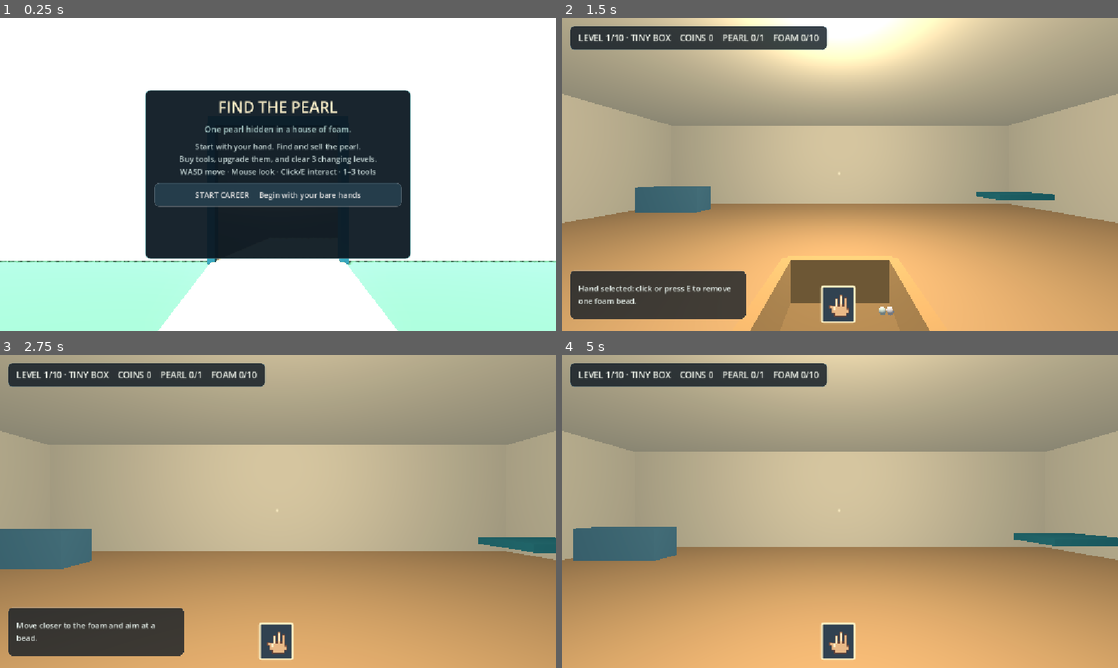
Above: before the commit, frames 1-4 (two rows, left to right).
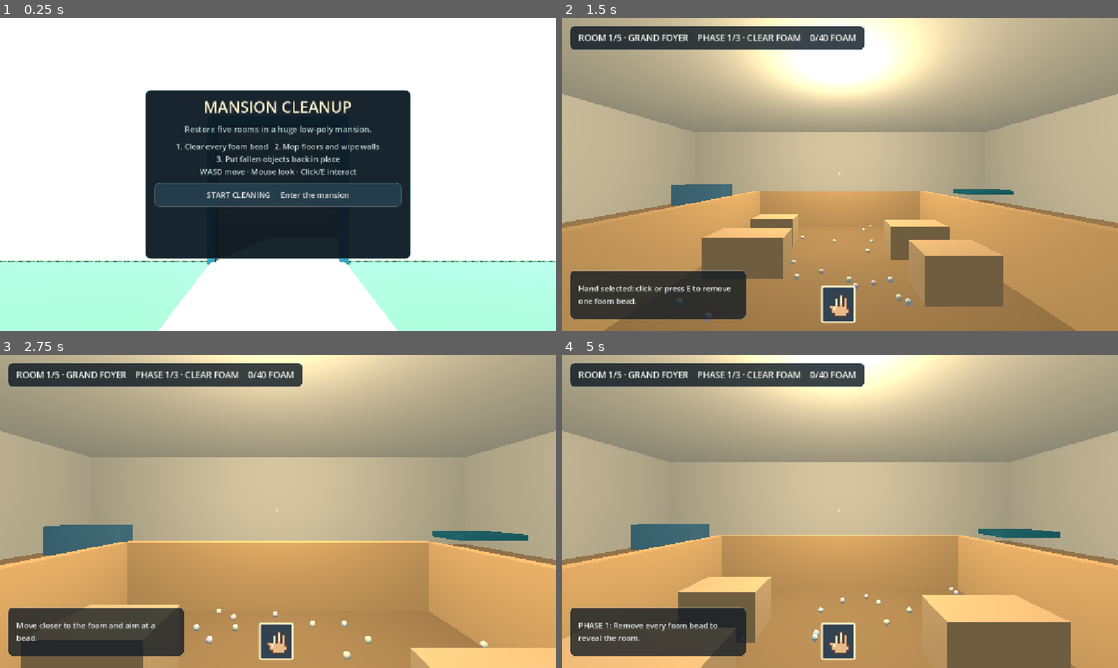
Above: after the commit, the same moments.

Repository: OuanEng/gay
Game: Godot game, scene res://house_main.tscn
The game is run twice, just before and just after one commit, with the same random seed, the same clock (stepped at 60 frames per second) and the same inputs.
Inputs (mouse positions are in pixels of both pictures, inside the frame that each line leads up to):
- Up to frame 1 (0.25 s): no input
- Up to frame 2 (1.5 s): click "START CAREER Begin with your …" (after the commit: "START CLEANING Enter the mans…") at 0.5 s; click (840, 305) at 1.25 s
- Up to frame 3 (2.75 s): tap E at 2, 2.3 s; move the mouse to (305, 511) at 2.02 s; hold W from 2.03 s (still down); tap R at 2.1 s; click (305, 511) at 2.17 s
- Up to frame 4 (5 s): keep holding W; move the mouse to (812, 511) at 2.77 s; tap E at 2.85, 3.8, 4.35 s; click (812, 511) at 2.92 s; tap R at 3.05, 3.6, 4.55 s; move the mouse to (851, 505) at 3.52 s; click (851, 505) at 3.67 s; move the mouse to (834, 517) at 4.27 s; click (834, 517) at 4.42 s

The runs differ from the first frame. In frame 1, 2.8% of the frame differs, in the area x 31-69%, y 26-59%; in frame 2, 34%; in frame 3, 36%; in frame 4, 46%, in the area x 0-100%, y 0-100%.

Commit message:
Add mansion cleanup gameplay mockup

Diff:
--- a/house_game.gd
+++ b/house_game.gd
@@ -82,6 +82,16 @@
 var level_values := [25, 45, 75, 110, 160, 230, 320, 450, 650, 1000]
 var level_names := ["TINY BOX", "BIG BOX", "BEDROOM", "PLAYROOM", "SMALL HOUSE", "TWO ROOMS", "FOAM HOUSE", "STORAGE", "FACTORY", "MEGA WAREHOUSE"]
 var current_foam_count := 10
+var cleanup_phase := 0
+var dirt_spots: Array[StaticBody3D] = []
+var misplaced_items: Array[StaticBody3D] = []
+var cleaned_surfaces := 0
+var organized_items := 0
+var room_dirt_counts := [2, 3, 4, 5, 7]
+var room_item_counts := [2, 3, 4, 5, 7]
+var cleanup_room_names := ["GRAND FOYER", "GUEST ROOM", "DINING HALL", "LIBRARY", "BALLROOM"]
+var cleanup_foam_counts := [40, 120, 300, 700, 1500]
+var phase_names := ["CLEAR FOAM", "CLEAN SURFACES", "ORGANIZE ROOM"]
 
 
 func _ready() -> void:
@@ -342,19 +352,19 @@
 	menu.mouse_filter = Control.MOUSE_FILTER_STOP
 	menu_panel.add_child(menu)
 	var title := Label.new()
-	title.text = "FIND THE PEARL"
+	title.text = "MANSION CLEANUP"
 	title.horizontal_alignment = HORIZONTAL_ALIGNMENT_CENTER
 	title.add_theme_font_size_override("font_size", 32)
 	title.add_theme_color_override("font_color", Color("fff3cc"))
 	menu.add_child(title)
 	var subtitle := Label.new()
-	subtitle.text = "One pearl hidden in a house of foam."
+	subtitle.text = "Restore five rooms in a huge low-poly mansion."
 	subtitle.horizontal_alignment = HORIZONTAL_ALIGNMENT_CENTER
 	subtitle.add_theme_font_size_override("font_size", 17)
 	subtitle.add_theme_color_override("font_color", Color("a8c9c7"))
 	menu.add_child(subtitle)
 	var controls := Label.new()
-	controls.text = "Start with your hand. Find and sell the pearl.\nBuy tools, upgrade them, and clear 3 changing levels.\nWASD move · Mouse look · Click/E interact · 1–3 tools"
+	controls.text = "1. Clear every foam bead   2. Mop floors and wipe walls\n3. Put fallen objects back in place\nWASD move · Mouse look · Click/E interact"
 	controls.horizontal_alignment = HORIZONTAL_ALIGNMENT_CENTER
 	controls.add_theme_font_size_override("font_size", 16)
 	controls.add_theme_color_override("font_color", Color("c7d8d7"))
@@ -368,7 +378,7 @@
 	menu.add_child(normal_button)
 	normal_button.visible = false
 	var hard_button := Button.new()
-	hard_button.text = "START CAREER     Begin with your bare hands"
+	hard_button.text = "START CLEANING     Enter the mansion"
 	hard_button.custom_minimum_size.y = 50.0
 	hard_button.add_theme_stylebox_override("normal", ui_panel_style(Color("253d4b")))
 	hard_button.add_theme_stylebox_override("hover", ui_panel_style(Color("365465")))
@@ -479,6 +489,12 @@
 		foam_root.remove_child(child)
 		child.free()
 	pearls.clear()
+	for dirt in dirt_spots:
+		if is_instance_valid(dirt): dirt.queue_free()
+	for item in misplaced_items:
+		if is_instance_valid(item): item.queue_free()
+	dirt_spots.clear()
+	misplaced_items.clear()
 	foam_positions.clear()
 	foam_rest_heights.clear()
 	foam_velocities.clear()
@@ -495,9 +511,12 @@
 	foam_stack_keys.clear()
 	mode = chosen_mode
 	pearl_sold = false
-	current_foam_count = level_foam_counts[current_level - 1]
+	current_foam_count = cleanup_foam_counts[current_level - 1]
 	found = 0
 	removed_foam = 0
+	cleanup_phase = 0
+	cleaned_surfaces = 0
+	organized_items = 0
 	selected_tool = 0
 	uv_on = false
 	uv_found = false
@@ -517,11 +536,6 @@
 	view.rotation = Vector3.ZERO
 	var rng := RandomNumberGenerator.new()
 	rng.randomize()
-	for i in PEARL_COUNT:
-		var spot := random_room_spot(rng)
-		var pearl_pos := Vector3(spot.x, FOAM_BASE_Y, spot.y)
-		var pearl := add_pearl(pearl_pos, rng)
-		pearls.append(pearl)
 	var group_counts := [0, 0, 0, 0, 0]
 	for i in current_foam_count:
 		var spot := random_room_spot(rng)
@@ -551,6 +565,7 @@
 			foam_cells[cell] = []
 		foam_cells[cell].append(i)
 	build_foam_meshes(group_counts)
+	build_cleanup_tasks(rng)
 	playing = true
 	menu_panel.visible = false
 	hud_panel.visible = true
@@ -566,6 +581,7 @@
 	result_panel.visible = false
 	shop_panel.visible = false
 	apply_level_theme()
+	message = "PHASE 1: Remove every foam bead to reveal the room."
 	capture_mouse()
 	update_ui()
 
@@ -596,7 +612,7 @@
 
 
 func level_bounds() -> Vector4:
-	var sizes := [0.65, 1.2, 2.2, 3.1, 4.1, 5.0, 6.0, 7.0, 7.8, 8.4]
+	var sizes := [2.4, 3.4, 4.6, 6.0, 8.0]
 	var size: float = sizes[current_level - 1]
 	return Vector4(-size, size, -size, minf(size, 6.4))
 
@@ -617,16 +633,16 @@
 	floor_visual.position = Vector3(0.0, 0.039, (bounds.z + bounds.w) * 0.5)
 	floor_visual.material_override = make_material(accent.darkened(0.28))
 	stage_root.add_child(floor_visual)
-	# Early levels are literal boxes; later stages open into rooms, houses and warehouse lanes.
-	if current_level <= 4:
-		add_stage_wall(Vector3(bounds.x, 0.28, (bounds.z + bounds.w) * 0.5), Vector3(0.12, 0.55, depth), accent)
-		add_stage_wall(Vector3(bounds.y, 0.28, (bounds.z + bounds.w) * 0.5), Vector3(0.12, 0.55, depth), accent)
-		add_stage_wall(Vector3(0.0, 0.28, bounds.z), Vector3(width, 0.55, 0.12), accent)
-	elif current_level >= 6:
-		var lanes := mini(4, current_level - 4)
-		for lane in range(1, lanes):
-			var x := lerpf(bounds.x, bounds.y, float(lane) / float(lanes))
-			add_stage_wall(Vector3(x, 0.42, (bounds.z + bounds.w) * 0.5), Vector3(0.16, 0.84, depth * 0.62), accent)
+	add_stage_wall(Vector3(bounds.x, 0.55, (bounds.z + bounds.w) * 0.5), Vector3(0.16, 1.1, depth), accent)
+	add_stage_wall(Vector3(bounds.y, 0.55, (bounds.z + bounds.w) * 0.5), Vector3(0.16, 1.1, depth), accent)
+	add_stage_wall(Vector3(0.0, 0.55, bounds.z), Vector3(width, 1.1, 0.16), accent)
+	# Temporary low-poly furniture. Real assets can replace these mockup blocks later.
+	var furniture := 2 + current_level * 2
+	for i in furniture:
+		var side := -1.0 if i % 2 == 0 else 1.0
+		var x := side * (width * 0.30)
+		var z := lerpf(bounds.z + 0.8, bounds.w - 0.8, float(i + 1) / float(furniture + 1))
+		add_stage_wall(Vector3(x, 0.32, z), Vector3(0.9 + 0.15 * (i % 3), 0.64, 0.55), accent.lightened(0.12))
 
 
 func add_stage_wall(position: Vector3, size: Vector3, color: Color) -> void:
@@ -637,6 +653,126 @@
 	visual.position = position
 	visual.material_override = make_material(color)
 	stage_root.add_child(visual)
+
+
+func build_cleanup_tasks(rng: RandomNumberGenerator) -> void:
+	var bounds := level_bounds()
+	for i in room_dirt_counts[current_level - 1]:
+		var on_wall: bool = i % 2 == 1
+		var pos := Vector3(rng.randf_range(bounds.x + 0.7, bounds.y - 0.7), 0.065, rng.randf_range(bounds.z + 0.7, bounds.w - 0.7))
+		var size := Vector3(0.72, 0.025, 0.72)
+		if on_wall:
+			pos = Vector3(rng.randf_range(bounds.x + 0.8, bounds.y - 0.8), rng.randf_range(0.7, 2.2), bounds.z + 0.11)
+			size = Vector3(0.72, 0.62, 0.04)
+		var dirt := make_cleanup_body("Wall grime" if on_wall else "Floor dirt", pos, size, Color("665044"), 8)
+		dirt_spots.append(dirt)
+	for i in room_item_counts[current_level - 1]:
+		var pos2 := Vector3(rng.randf_range(bounds.x + 0.9, bounds.y - 0.9), 0.20, rng.randf_range(bounds.z + 0.9, bounds.w - 0.9))
+		var item := make_cleanup_body("Fallen object", pos2, Vector3(0.34, 0.34, 0.34), [Color("e17d7d"), Color("76b8c4"), Color("e4bd62")][i % 3], 16)
+		var target := Vector3(lerpf(bounds.x + 0.8, bounds.y - 0.8, float(i + 1) / float(room_item_counts[current_level - 1] + 1)), 0.20, bounds.z + 0.55)
+		item.set_meta("target", target)
+		misplaced_items.append(item)
+		var marker_mesh := BoxMesh.new()
+		marker_mesh.size = Vector3(0.42, 0.025, 0.42)
+		var marker := MeshInstance3D.new()
+		marker.mesh = marker_mesh
+		marker.position = Vector3(target.x, 0.06, target.z)
+		marker.material_override = make_material(Color(0.35, 0.85, 0.55, 0.45))
+		marker.visible = false
+		marker.set_meta("organize_marker", true)
+		stage_root.add_child(marker)
+	set_cleanup_tasks_visible(false, false)
+
+
+func make_cleanup_body(body_name: String, position: Vector3, size: Vector3, color: Color, layer: int) -> StaticBody3D:
+	var body := StaticBody3D.new()
+	body.name = body_name
+	body.position = position
+	body.collision_layer = layer
+	var mesh := BoxMesh.new()
+	mesh.size = size
+	var visual := MeshInstance3D.new()
+	visual.mesh = mesh
+	visual.material_override = make_material(color)
+	body.add_child(visual)
+	var shape := BoxShape3D.new()
+	shape.size = size
+	var collision := CollisionShape3D.new()
+	collision.shape = shape
+	body.add_child(collision)
+	stage_root.add_child(body)
+	return body
+
+
+func set_cleanup_tasks_visible(show_dirt: bool, show_items: bool) -> void:
+	for dirt in dirt_spots:
+		if is_instance_valid(dirt):
+			dirt.visible = show_dirt
+			dirt.collision_layer = 8 if show_dirt else 0
+	for item in misplaced_items:
+		if is_instance_valid(item):
+			item.visible = show_items
+			item.collision_layer = 16 if show_items else 0
+	for child in stage_root.get_children():
+		if child.has_meta("organize_marker"):
+			child.visible = show_items
+
+
+func advance_cleanup_phase() -> void:
+	if cleanup_phase == 0:
+		cleanup_phase = 1
+		set_cleanup_tasks_visible(true, false)
+		message = "PHASE 2: Mop floor stains and wipe grime from the walls."
+	elif cleanup_phase == 1:
+		cleanup_phase = 2
+		set_cleanup_tasks_visible(false, true)
+		message = "PHASE 3: Click fallen objects to return them to the green markers."
+	else:
+		complete_cleanup_room()
+	update_ui()
+
+
+func interact_cleanup_task(origin: Vector3, direction: Vector3) -> bool:
+	var mask := 8 if cleanup_phase == 1 else 16
+	var query := PhysicsRayQueryParameters3D.create(origin, origin + direction * 4.2)
+	query.collision_mask = mask
+	var hit := get_world_3d().direct_space_state.intersect_ray(query)
+	if hit.is_empty():
+		message = "Aim at a dirty patch." if cleanup_phase == 1 else "Aim at a fallen object."
+		update_ui()
+		return true
+	var body: StaticBody3D = hit["collider"]
+	if cleanup_phase == 1:
+		cleaned_surfaces += 1
+		dirt_spots.erase(body)
+		body.queue_free()
+		message = "Surface cleaned. %d / %d" % [cleaned_surfaces, room_dirt_counts[current_level - 1]]
+		if cleaned_surfaces >= room_dirt_counts[current_level - 1]: advance_cleanup_phase()
+	else:
+		organized_items += 1
+		misplaced_items.erase(body)
+		body.collision_layer = 0
+		var tween := create_tween()
+		tween.tween_property(body, "position", body.get_meta("target"), 0.35).set_trans(Tween.TRANS_BACK)
+		message = "Object returned. %d / %d" % [organized_items, room_item_counts[current_level - 1]]
+		if organized_items >= room_item_counts[current_level - 1]:
+			await tween.finished
+			advance_cleanup_phase()
+	update_ui()
+	return true
+
+
+func complete_cleanup_room() -> void:
+	playing = false
+	mouse_captured = false
+	Input.mouse_mode = Input.MOUSE_MODE_VISIBLE
+	coins += level_values[current_level - 1]
+	pearl_sold = true
+	tools_bar.visible = false
+	crosshair.visible = false
+	hint_panel.visible = false
+	shop_panel.visible = true
+	update_shop()
 
 
 func add_pearl(position: Vector3, rng: RandomNumberGenerator) -> StaticBody3D:
@@ -923,6 +1059,9 @@
 	if not switch_hit.is_empty() and switch_hit["collider"] == light_switch:
 		toggle_room_light()
 		return
+	if cleanup_phase > 0:
+		interact_cleanup_task(origin, direction)
+		return
 	if uv_on:
 		message = "UV is scanning. Switch to your hand or blower to move foam."
 		update_ui()
@@ -940,6 +1079,8 @@
 		remove_foam(index)
 		removed_foam += 1
 		message = "One foam bead removed. Keep searching."
+		if removed_foam >= current_foam_count:
+			advance_cleanup_phase()
 	elif not pearl_hit.is_empty():
 		var bead: PhysicsBody3D = pearl_hit["collider"]
 		found += 1
@@ -1018,20 +1159,15 @@
 
 
 func update_shop() -> void:
-	shop_title.text = "LEVEL %d COMPLETE\nTHE PEARL MARKET" % current_level
-	shop_money.text = "COINS   %d" % coins
-	sell_button.text = "SELL PEARL   +%d COINS" % level_values[current_level - 1]
-	sell_button.disabled = pearl_sold
-	buy_uv_button.visible = not owns_uv
-	buy_uv_button.disabled = coins < 50
-	buy_blower_button.visible = not owns_blower
-	buy_blower_button.disabled = coins < 120
-	upgrade_uv_button.visible = owns_uv and uv_level < 2
-	upgrade_uv_button.disabled = coins < 100
-	upgrade_blower_button.visible = owns_blower and blower_level < 2
-	upgrade_blower_button.disabled = coins < 150
-	next_level_button.disabled = not pearl_sold
-	next_level_button.text = "NEXT LEVEL  %d" % (current_level + 1) if current_level < 10 else "PLAY FINAL LEVEL AGAIN"
+	shop_title.text = "ROOM %d COMPLETE\n%s RESTORED" % [current_level, cleanup_room_names[current_level - 1]]
+	shop_money.text = "CLEANUP REWARD   +%d     TOTAL   %d" % [level_values[current_level - 1], coins]
+	sell_button.visible = false
+	buy_uv_button.visible = false
+	buy_blower_button.visible = false
+	upgrade_uv_button.visible = false
+	upgrade_blower_button.visible = false
+	next_level_button.disabled = false
+	next_level_button.text = "ENTER ROOM %d" % (current_level + 1) if current_level < 5 else "REPLAY BALLROOM"
 
 
 func sell_pearl() -> void:
@@ -1079,7 +1215,7 @@
 func next_level() -> void:
 	if not pearl_sold:
 		return
-	current_level = mini(10, current_level + 1)
+	current_level = mini(5, current_level + 1)
 	start_round("career")
 
 
@@ -1155,7 +1291,12 @@
 func update_ui() -> void:
 	if hud == null:
 		return
-	hud.text = "LEVEL %d/10 · %s    COINS %d    PEARL %d/%d    FOAM %s/%s" % [current_level, level_names[current_level - 1], coins, found, PEARL_COUNT, str(removed_foam), str(current_foam_count)]
+	var progress := "%d/%d FOAM" % [removed_foam, current_foam_count]
+	if cleanup_phase == 1:
+		progress = "%d/%d SURFACES" % [cleaned_surfaces, room_dirt_counts[current_level - 1]]
+	elif cleanup_phase == 2:
+		progress = "%d/%d OBJECTS" % [organized_items, room_item_counts[current_level - 1]]
+	hud.text = "ROOM %d/5 · %s    PHASE %d/3 · %s    %s" % [current_level, cleanup_room_names[current_level - 1], cleanup_phase + 1, phase_names[cleanup_phase], progress]
 	hint.text = message
 	hint_panel.visible = playing and not message.is_empty()
 	for i in tool_buttons.size():
Renamed: docs/pearl.apple-touch-icon.png -> docs/index.apple-touch-icon.png
Renamed: docs/pearl.icon.png -> docs/index.icon.png
Binary file added: docs/index.png
Not shown, removed: docs/pearl.apple-touch-icon.png.import
Not shown, removed: docs/pearl.icon.png.import
Not shown, changed: .gitignore
Not shown, added: docs/index.audio.position.worklet.js
Not shown, added: docs/index.audio.worklet.js
Not shown, changed: docs/index.html
Not shown, added: docs/index.js
Not shown, added: docs/index.pck
Not shown, added: docs/index.wasm
(and 5 more such lines)
